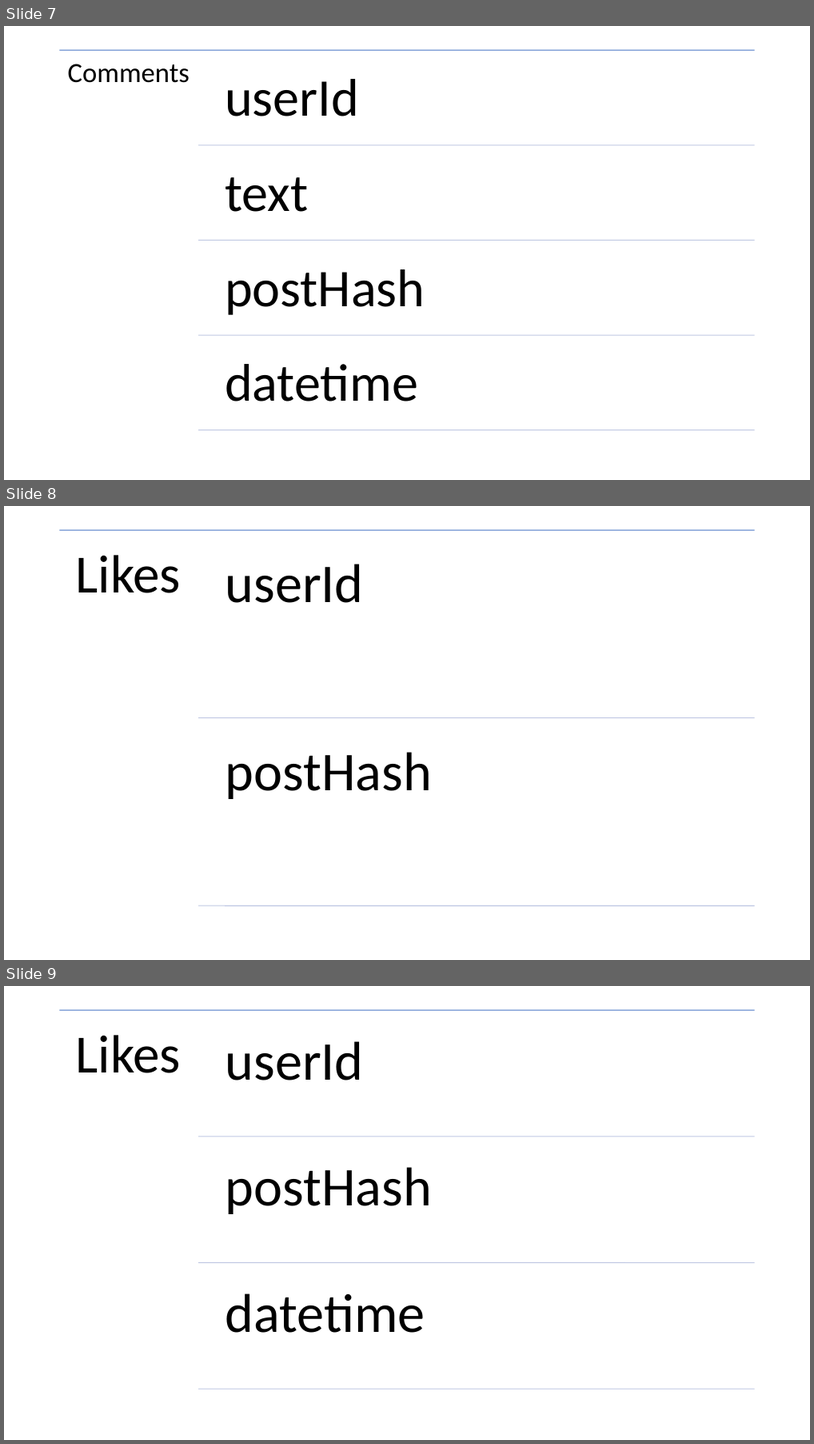
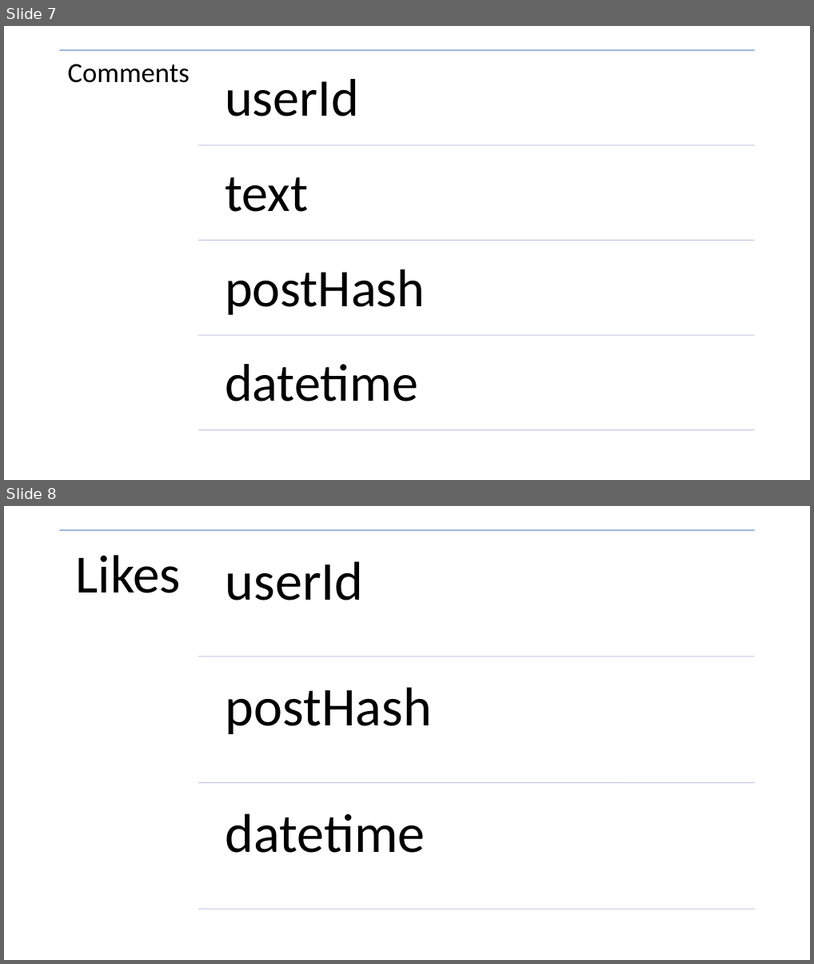
Before and after one commit to jm55/CCAPDEV-MCO, a slide deck: Official/Design.pptx. Shown one above the other, each under a label of ours: slides 7, 8 and 9 before the commit, slides 7 and 8 after it. The pictures are 814x1444 and 814x964 pixels, drawn with LibreOffice and Linux fonts; fonts in the diff are those of the drawing. Boxes give left, top, right and bottom in pixels: in the first picture for what was removed or moved away, otherwise in the second. Text is boxed around its words. In the diff, an @@ line names an element or a change of style, - is before the commit and + after.

```diff
--- a/Official/Design.pptx
+++ b/Official/Design.pptx
@@ slide 8 removed at (x1=4, y1=506, x2=810, y2=960), background #FFFFFF @@
@@ group removed at (x1=60, y1=530, x2=755, y2=905): 3 lines, 3 texts @@
-Likes
-userId
-postHash
@@ what was slide 9 is now slide 8 @@
```
Also in this commit, not shown: 9 other files.
